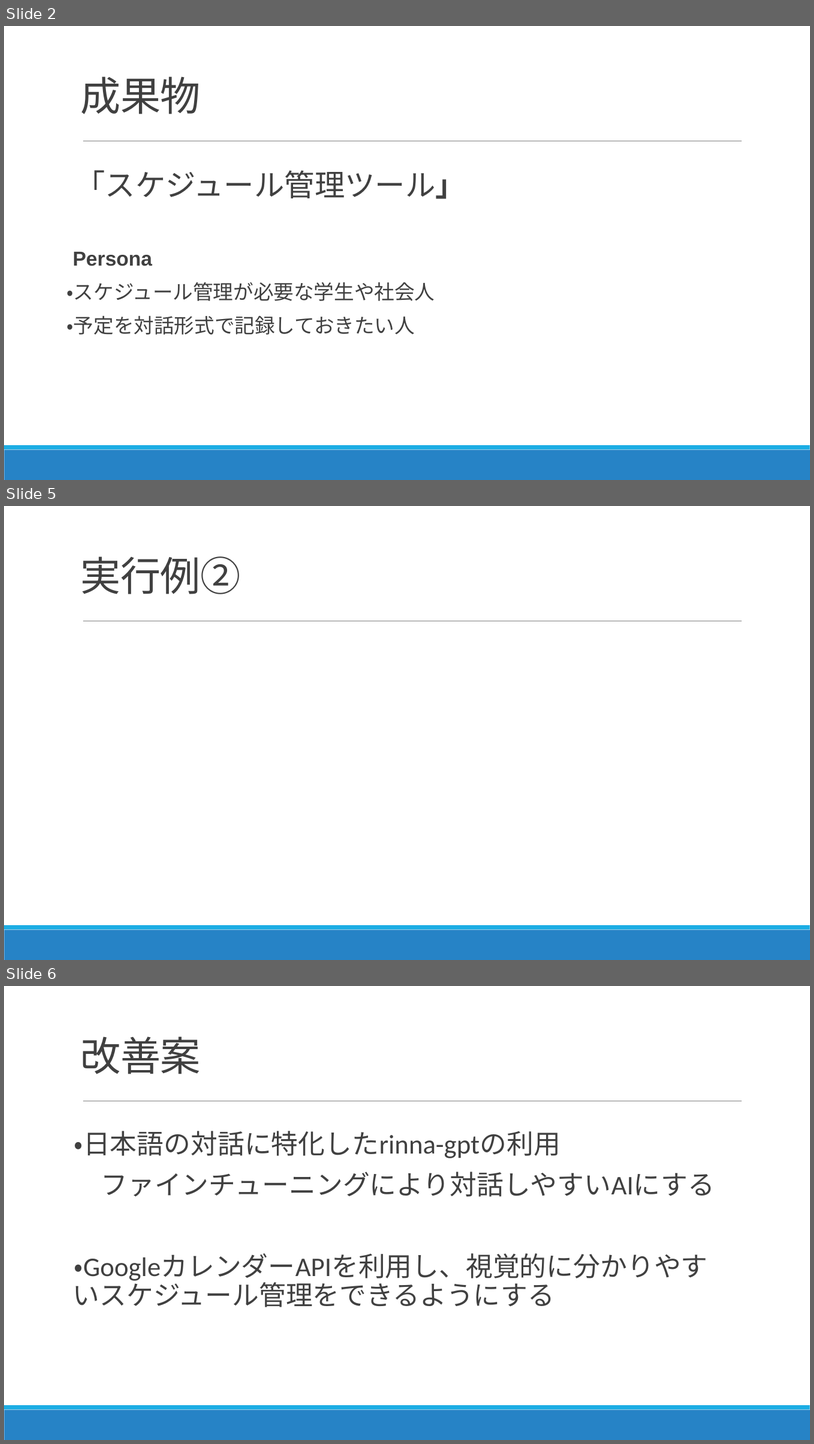
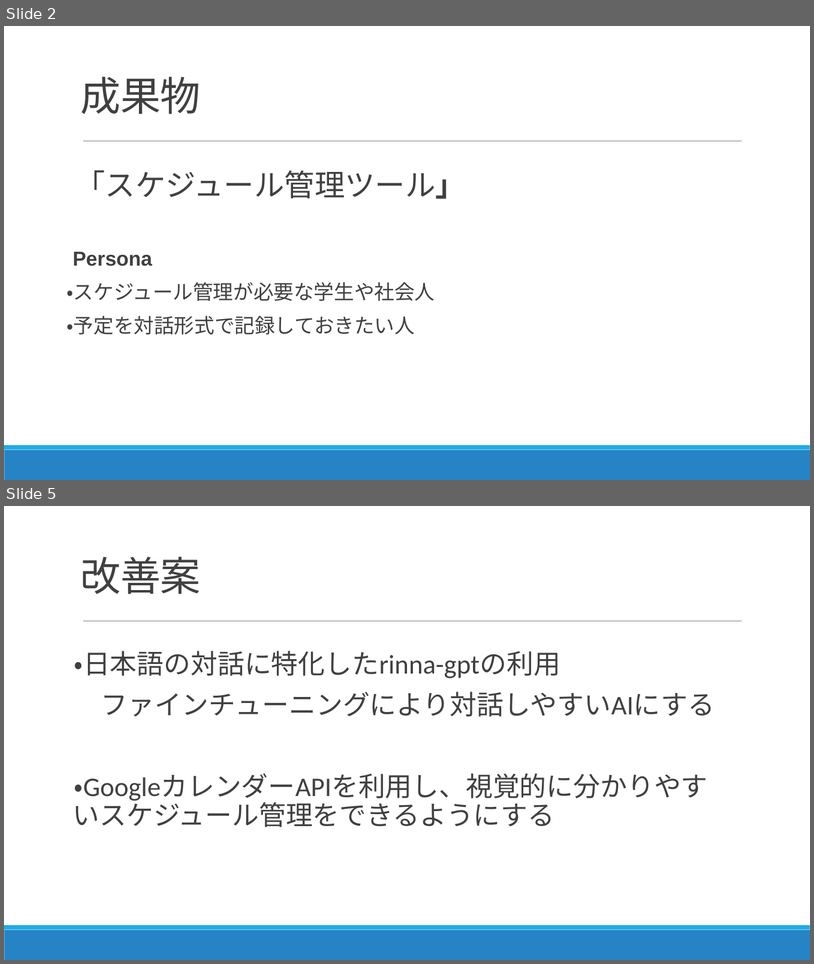
Before and after one commit to kwkm-work/GenerativeAI, a slide deck: 最終課題.pptx. Shown one above the other, each under a label of ours: slides 2, 5 and 6 before the commit, slides 2 and 5 after it; the slides between them are not shown. The pictures are 814x1444 and 814x964 pixels, drawn with LibreOffice and Linux fonts; fonts in the diff are those of the drawing. Boxes give left, top, right and bottom in pixels: in the first picture for what was removed or moved away, otherwise in the second. Text is boxed around its words. In the diff, an @@ line names an element or a change of style, - is before the commit and + after.

```diff
--- a/最終課題.pptx
+++ b/最終課題.pptx
@@ slide 5 removed at box(4, 506, 810, 960), background #FFFFFF; not listed: 3 template elements that a slide beside it also shows @@
@@ title removed at box(81, 556, 241, 594) @@
-実行例②
@@ what was slide 6 is now slide 5 @@
```
Also in this commit, not shown: 1 slide changed, 1 slide added, 1 other slide removed.
